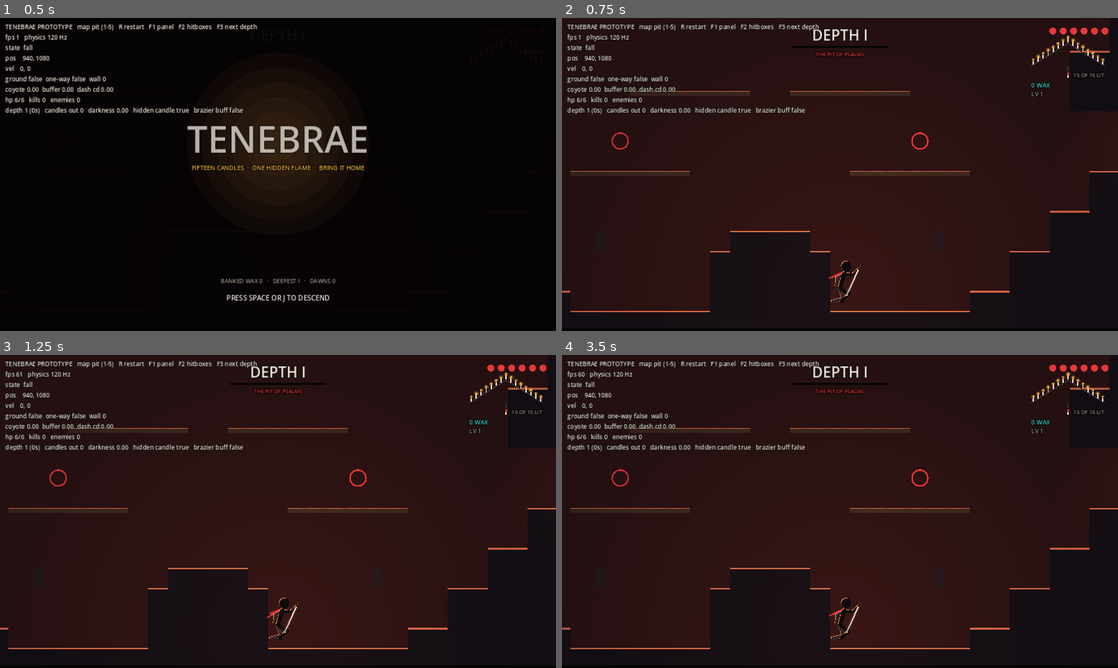
Above: before the commit, frames 1-4 (two rows, left to right).
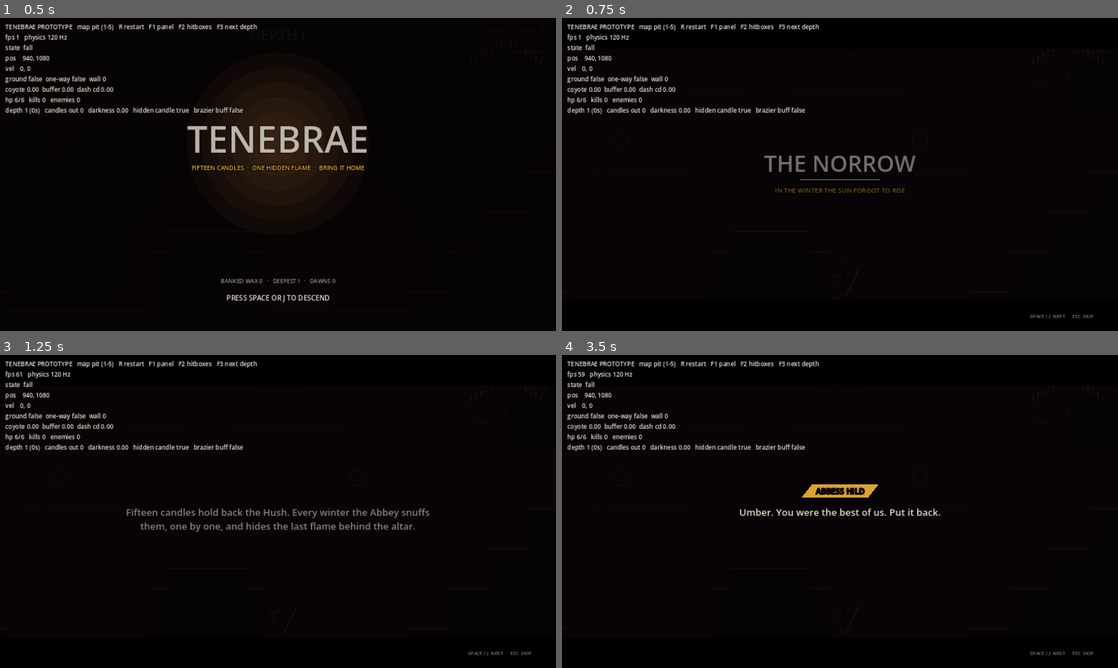
Above: after the commit, the same moments.

Repository: grrts/tenebrae
Game: Godot game, scene res://main.tscn
Same seed, same stepped clock (60 frames per second), same inputs: the game is played once before the commit and once after it.
Inputs:
- Up to frame 1 (0.5 s): no input
- Up to frame 2 (0.75 s): hold D (right) from 0.53 s (still down); tap J (attack) at 0.6 s
- Up to frame 3 (1.25 s): keep holding D (right); tap Space (jump) at 0.77, 0.8, 1.07 s
- Up to frame 4 (3.5 s): release D (right) at 1.28 s; hold S (down) 1.28-2.03 s; tap Space (jump) at 1.35, 1.52, 1.82, 2.3, 3.02, 3.32 s; tap J (attack) at 1.55, 2.1, 3.05 s; hold D (right) 2.03-2.78 s; hold W (up) from 2.78 s (still down); tap K (dash) at 2.85 s

Frame 1 is identical in both runs. In frame 2, 79% of the frame differs, in the area x 0-100%, y 0-100%; in frame 3, 79%; in frame 4, 79%.
Error before the commit: Invalid access to property or key 't' on a base object of type 'Nil'. (res://src/hud.gd:193)

Commit message:
Fix the title screen state being shadowed by a local in the HUD paint
Co-Authored-By: Claude Opus 5.5 <noreply@anthropic.com>
Claude-Session: https://claude.ai/code/session_01BJ7jmPXkpNQ8p4uAxaCYVo

Diff:
--- a/src/hud.gd
+++ b/src/hud.gd
@@ -18,17 +18,17 @@
 # a cutscene: {cards, i, t, cb}
 var scene = null
 # the title screen: {t, cb}
-var title = null
+var title_screen = null
 var flash_col := Color.WHITE
 var flash_t := 0.0
 
 
 func busy() -> bool:
-	return menu != null or summary != null or scene != null or title != null
+	return menu != null or summary != null or scene != null or title_screen != null
 
 
 func open_title(cb: Callable) -> void:
-	title = {"t": 0.0, "cb": cb}
+	title_screen = {"t": 0.0, "cb": cb}
 
 
 ## Plays Story cards one by one. Jump or attack advances, Escape skips, and each card also moves on by itself.
@@ -85,15 +85,15 @@
 func _process(dt: float) -> void:
 	banner_t = maxf(0, banner_t - dt)
 	flash_t = maxf(0, flash_t - dt)
-	if title != null:
-		title.t += dt
+	if title_screen != null:
+		title_screen.t += dt
 		if Input.is_action_just_pressed("left"):
 			game.vigil = maxi(0, game.vigil - 1)
 		if Input.is_action_just_pressed("right"):
 			game.vigil = mini(game.vigil_max, game.vigil + 1)
-		if title.t > 0.4 and (Input.is_action_just_pressed("jump") or Input.is_action_just_pressed("attack")):
-			var tcb: Callable = title.cb
-			title = null
+		if title_screen.t > 0.4 and (Input.is_action_just_pressed("jump") or Input.is_action_just_pressed("attack")):
+			var tcb: Callable = title_screen.cb
+			title_screen = null
 			tcb.call()
 	elif scene != null:
 		scene.t += dt
@@ -177,7 +177,7 @@
 
 	if p.dead and summary == null:
 		_paint_death(vp)
-	if title != null:
+	if title_screen != null:
 		_paint_title(vp)
 	elif scene != null:
 		_paint_scene(vp)
@@ -190,7 +190,7 @@
 
 
 func _paint_title(vp: Vector2) -> void:
-	var t: float = title.t
+	var t: float = title_screen.t
 	canvas.draw_rect(Rect2(Vector2.ZERO, vp), Color(0.02, 0.01, 0.02, 0.96))
 	var mid := vp / 2
 	# a slow candle glow behind the name
